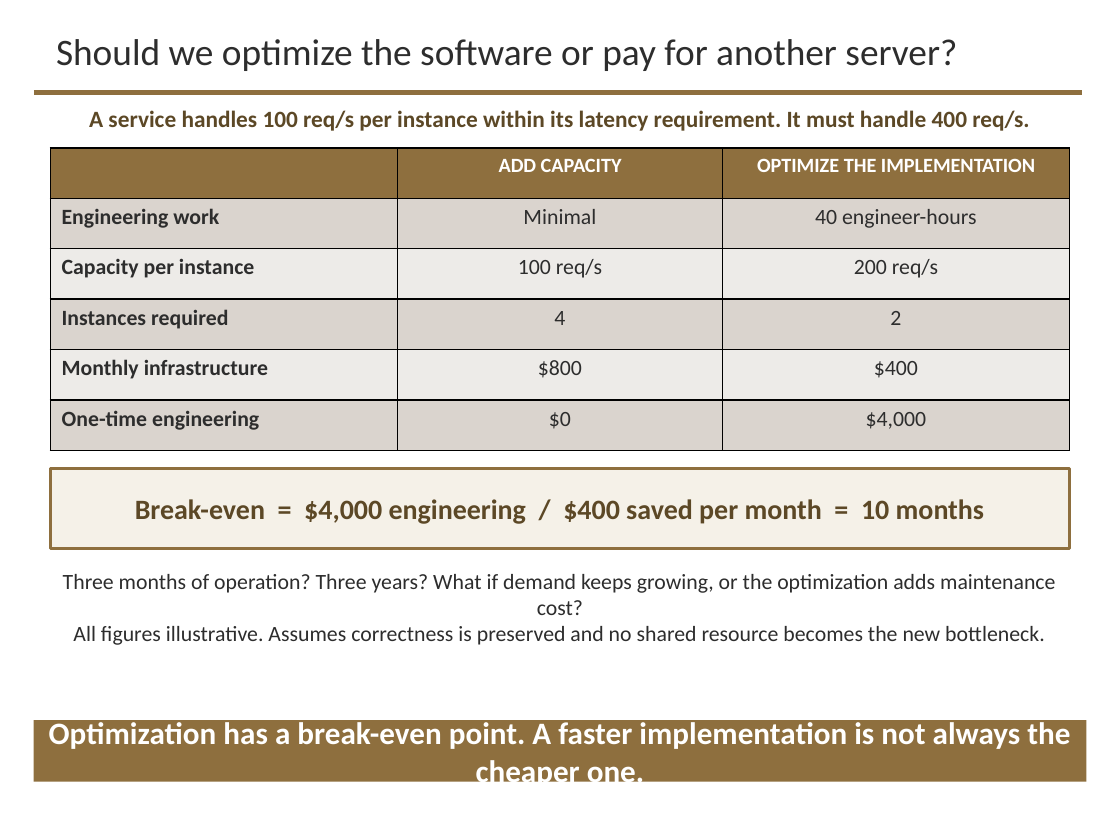
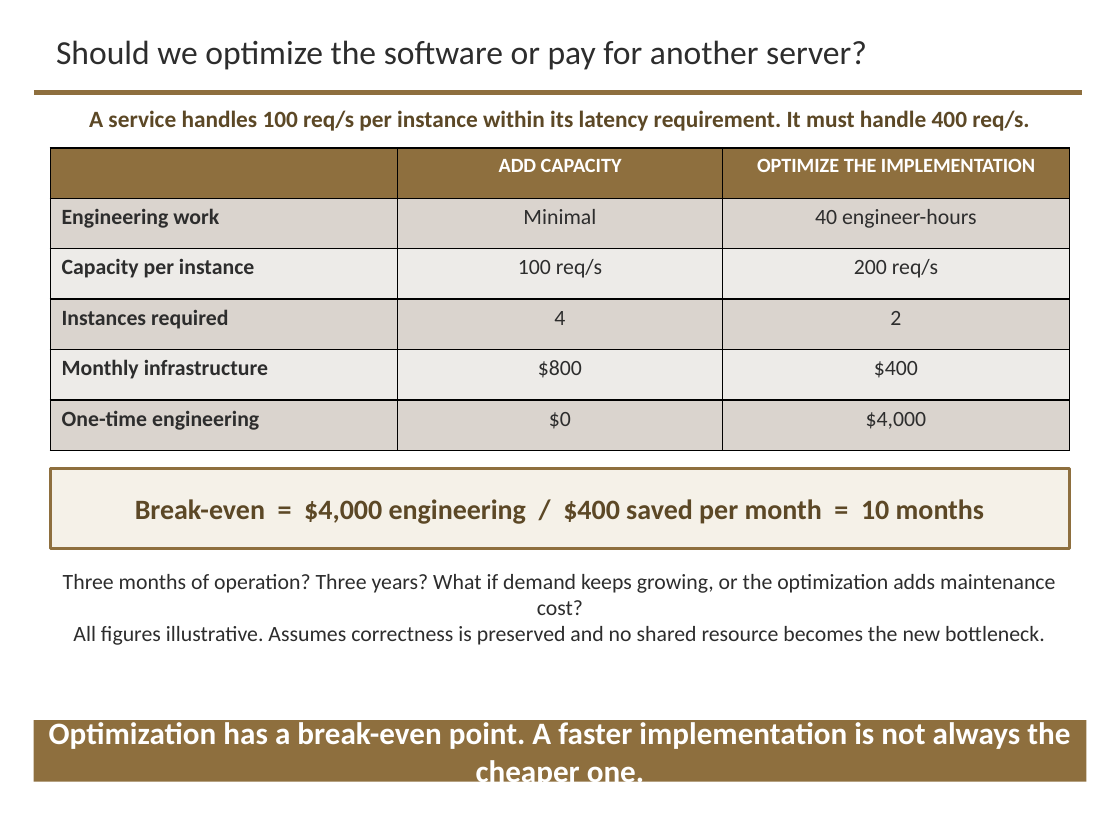
Before and after one commit to davisjam/model-based-agentic-software-engineering, a slide deck: slide 44 of course/lectures/act-3-software-in-the-world/04-performance-and-reliability/3-4-Performance-and-Reliability-1-Performance-Engineering.pptx (slide 43 before the commit). Drawn at 1120x840 pixels with LibreOffice and Linux fonts; fonts in the diff are those of the drawing; background and template pictures are left out. Boxes give left, top, right and bottom in pixels: in the first picture for what was removed or moved away, otherwise in the second. Text is boxed around its words. In the diff, an @@ line names an element or a change of style, - is before the commit and + after.

```diff
--- a/course/lectures/act-3-software-in-the-world/04-performance-and-reliability/3-4-Performance-and-Reliability-1-Performance-Engineering.pptx
+++ b/course/lectures/act-3-software-in-the-world/04-performance-and-reliability/3-4-Performance-and-Reliability-1-Performance-Engineering.pptx
@@ title "Should we optimize the software ..." at <box>56,40,867,70</box>: size 24 to 21.6 pt @@
```
Also in this commit, not shown: 23 other slides changed, 1 slide added, 2 other files.
